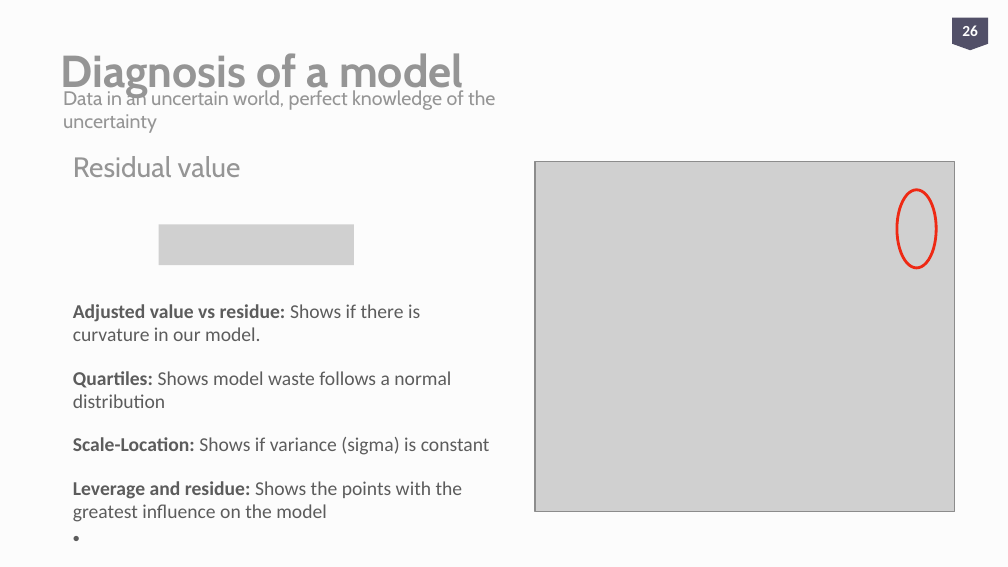
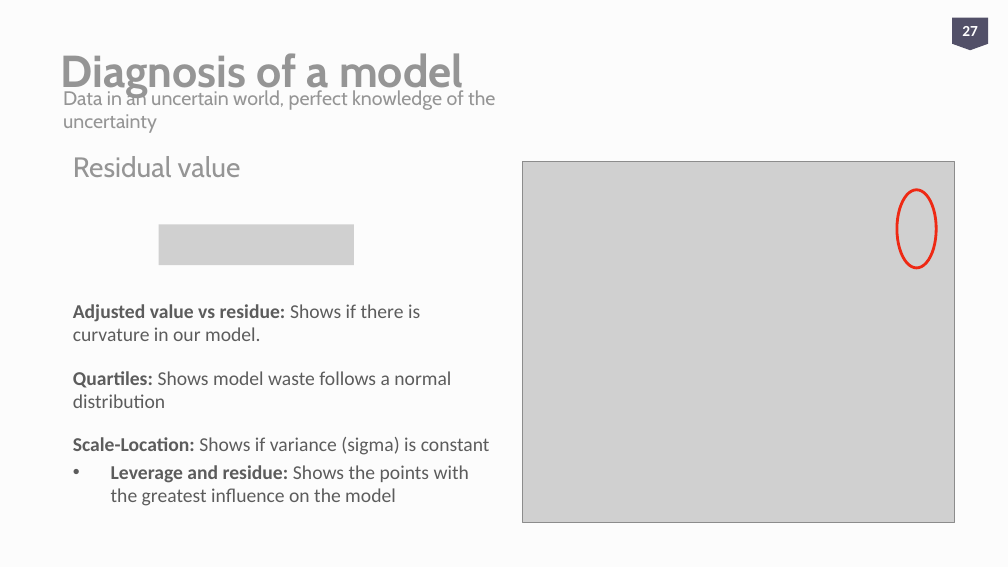
Before and after one commit to aweimann/floto-lab-learning-bioinformatics, a slide deck: slide 27 of presentations/R_worskshop_Statistics_analysisENG.pptx (slide 26 before the commit). Drawn at 1008x567 pixels with LibreOffice and Linux fonts; fonts in the diff are those of the drawing; grey boxes stand for pictures. Boxes give left, top, right and bottom in pixels: in the first picture for what was removed or moved away, otherwise in the second. Text is boxed around its words. In the diff, an @@ line names an element or a change of style, - is before the commit and + after.

```diff
--- a/presentations/R_worskshop_Statistics_analysisENG.pptx
+++ b/presentations/R_worskshop_Statistics_analysisENG.pptx
@@ page number at (962,26,978,36): text changed @@
-26
+27
@@ picture: place and size @@
-picture at (535,161,956,511)
+picture at (522,161,955,522)
@@ text "Adjusted value vs residue: Shows ..." rewrapped from (73,304,490,522) to (73,304,490,506) @@
```
Also in this commit, not shown: 9 other slides changed, 3 slides added, 3 other files.
